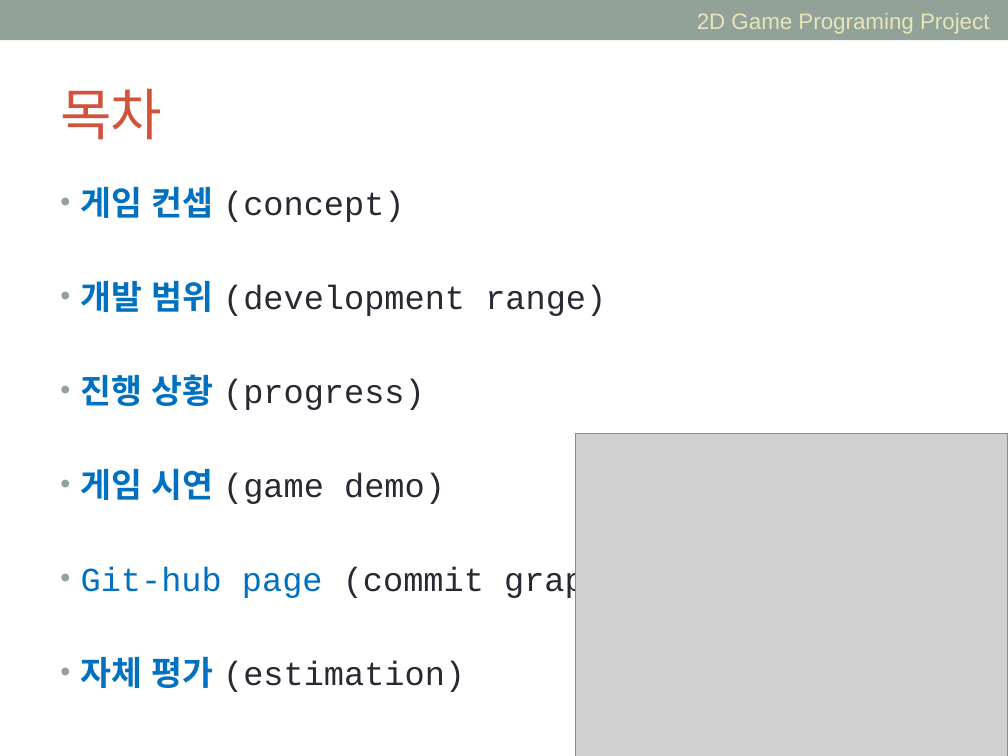
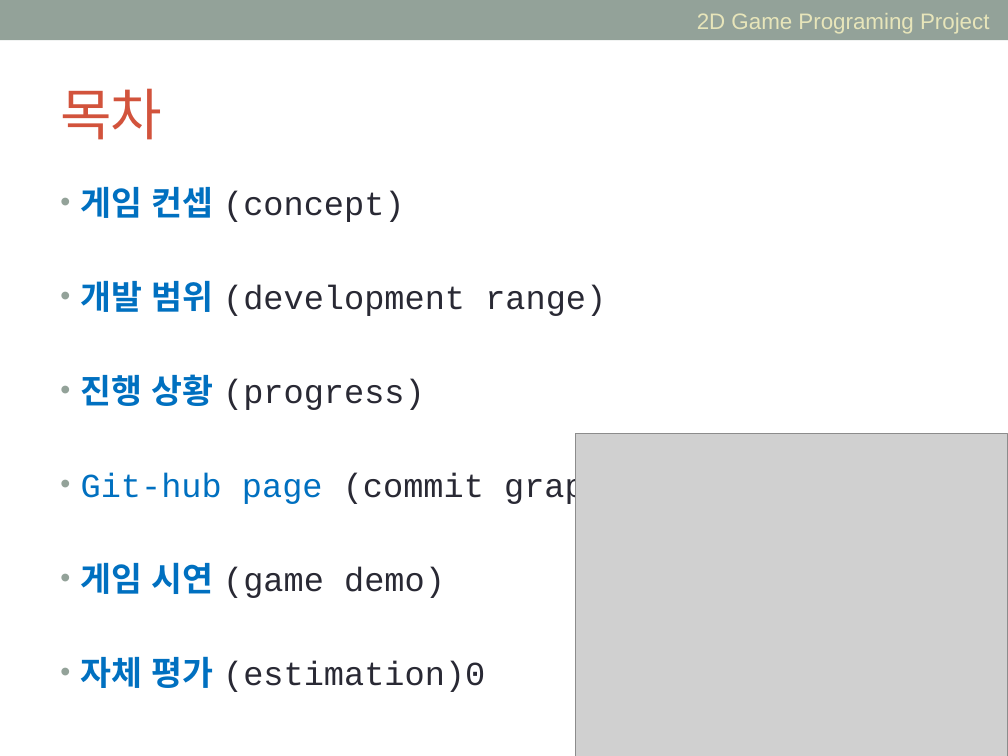
Before and after one commit to art4rtart/Drift, a slide deck: slide 2 of DRIFT2.pptx. Drawn at 1008x756 pixels with LibreOffice and Linux fonts; fonts in the diff are those of the drawing; grey boxes stand for pictures. Boxes give left, top, right and bottom in pixels: in the first picture for what was removed or moved away, otherwise in the second. Text is boxed around its words. In the diff, an @@ line names an element or a change of style, - is before the commit and + after.

```diff
--- a/DRIFT2.pptx
+++ b/DRIFT2.pptx
@@ text at bbox=[81, 472, 625, 506]: paragraph added @@
+• Git-hub page (commit graph)
@@ text at bbox=[81, 656, 485, 692]: text changed @@
-• Git-hub page (commit graph)
-• 자체 평가 (estimation)
+• 자체 평가 (estimation)0
```
Also in this commit, not shown: 5 other slides changed.
